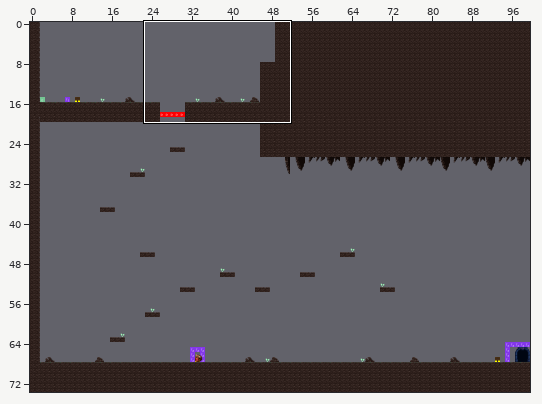
A Tiled map (JSON) gets an edit: source/src/assets/map/cave.json. The first picture is a wide view before the edit; the outline marks the close-up.
Close-up. Old version:
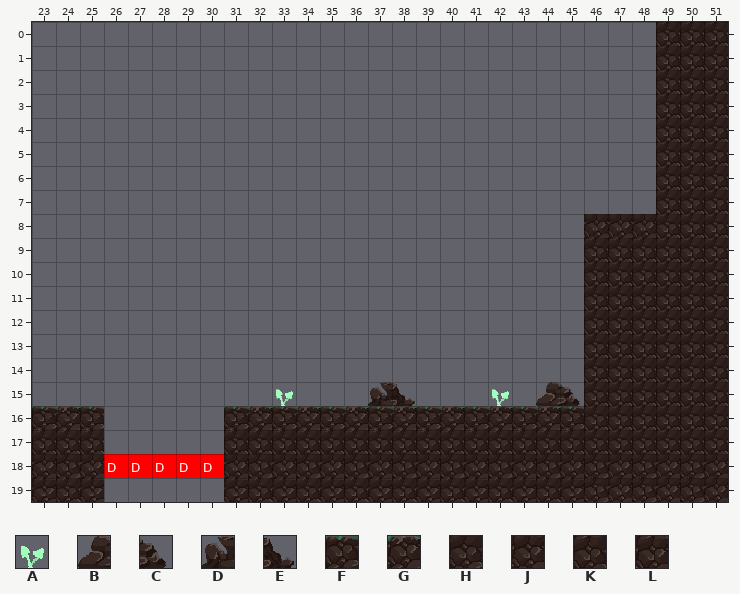
Cells are 32x32 px. Shown: x 23..51, y 0..19. The commit also changed other parts of the map, which this record leaves out.
Key: from "cave2": A 379, B 380, C 381, D 383, E 384, F 429, G 430, H 454, J 455, K 479, L 480.
_ is an empty cell.
Layer "world" before, first column x 23:
 0 __________________________KKK
 1 __________________________KKK
 2 __________________________KKK
 3 __________________________KKK
 4 __________________________KKK
 5 __________________________KKK
 6 __________________________KKK
 7 __________________________KKK
 8 _______________________JJJKKK
 9 _______________________KKKKKK
10 _______________________KKKKKK
11 _______________________KKKKKK
12 _______________________KKKKKK
13 _______________________KKKKKK
14 _______________________KKKKKK
15 __________A___DE___A_BCKKKKKK
16 FGF_____FGFGFGFGFGFGFGFKKKKKK
17 KKK_____KKKKKKKKKKKKKKKKKKKKK
18 JHJ_____JHJHJHJHJHJHJHJHJHJHJ
19 LKL_____LKLKLKLKLKLKLKLHJHJHJ
New version:
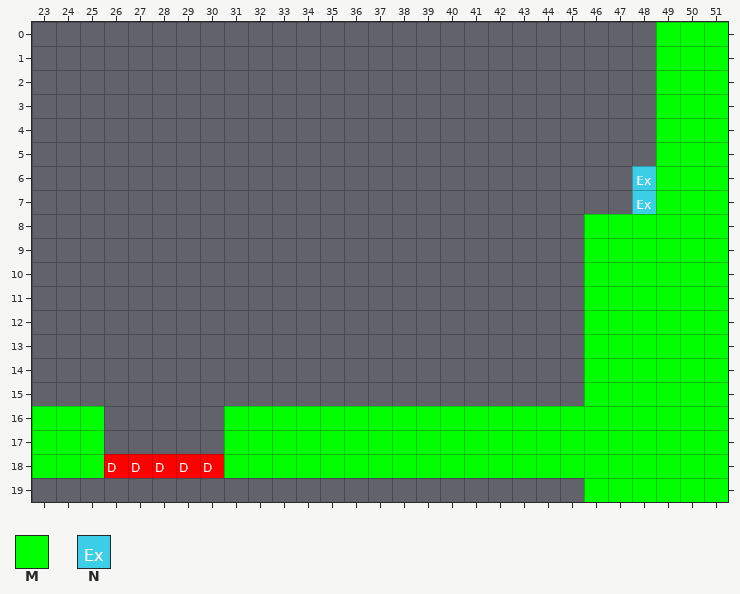
Further tiles: from "cave2": M 417, N 418.
Tiles of an added or newly shown layer are drawn over the layers below it.
Changes in this commit:
{"where": "layer \"overlap\""}
{"y":6,"x":48,"old":"_","new":"N"}
{"y":7,"x":48,"old":"_","new":"N"}
{"where": "layer \"collision\" (now shown)"}
{"y":0,"x":49,"old":"___","new":"MMM"}
{"y":1,"x":49,"old":"___","new":"MMM"}
{"y":2,"x":49,"old":"___","new":"MMM"}
{"y":3,"x":49,"old":"___","new":"MMM"}
{"y":4,"x":49,"old":"___","new":"MMM"}
{"y":5,"x":49,"old":"___","new":"MMM"}
{"y":6,"x":49,"old":"___","new":"MMM"}
{"y":7,"x":49,"old":"___","new":"MMM"}
{"y":8,"x":46,"old":"______","new":"MMMMMM"}
{"y":9,"x":46,"old":"______","new":"MMMMMM"}
{"y":10,"x":46,"old":"______","new":"MMMMMM"}
{"y":11,"x":46,"old":"______","new":"MMMMMM"}
{"y":12,"x":46,"old":"______","new":"MMMMMM"}
{"y":13,"x":46,"old":"______","new":"MMMMMM"}
{"y":14,"x":46,"old":"______","new":"MMMMMM"}
{"y":15,"x":46,"old":"______","new":"MMMMMM"}
{"y":16,"x":23,"old":"___","new":"MMM"}
{"y":16,"x":31,"old":"_____________________","new":"MMMMMMMMMMMMMMMMMMMMM"}
{"y":17,"x":23,"old":"___","new":"MMM"}
{"y":17,"x":31,"old":"_____________________","new":"MMMMMMMMMMMMMMMMMMMMM"}
{"y":18,"x":23,"old":"___","new":"MMM"}
{"y":18,"x":31,"old":"_____________________","new":"MMMMMMMMMMMMMMMMMMMMM"}
{"y":19,"x":46,"old":"______","new":"MMMMMM"}
{"where": "layer \"world\" (now hidden)"}
{"y":0,"x":49,"old":"KKK","new":"___"}
{"y":1,"x":49,"old":"KKK","new":"___"}
{"y":2,"x":49,"old":"KKK","new":"___"}
{"y":3,"x":49,"old":"KKK","new":"___"}
{"y":4,"x":49,"old":"KKK","new":"___"}
{"y":5,"x":49,"old":"KKK","new":"___"}
{"y":6,"x":49,"old":"KKK","new":"___"}
{"y":7,"x":49,"old":"KKK","new":"___"}
{"y":8,"x":46,"old":"JJJKKK","new":"______"}
{"y":9,"x":46,"old":"KKKKKK","new":"______"}
{"y":10,"x":46,"old":"KKKKKK","new":"______"}
{"y":11,"x":46,"old":"KKKKKK","new":"______"}
{"y":12,"x":46,"old":"KKKKKK","new":"______"}
{"y":13,"x":46,"old":"KKKKKK","new":"______"}
{"y":14,"x":46,"old":"KKKKKK","new":"______"}
{"y":15,"x":33,"old":"A","new":"_"}
{"y":15,"x":37,"old":"DE","new":"__"}
{"y":15,"x":42,"old":"A","new":"_"}
{"y":15,"x":44,"old":"BCKKKKKK","new":"________"}
{"y":16,"x":23,"old":"FGF","new":"___"}
{"y":16,"x":31,"old":"FGFGFGFGFGFGFGFKKKKKK","new":"_____________________"}
{"y":17,"x":23,"old":"KKK","new":"___"}
{"y":17,"x":31,"old":"KKKKKKKKKKKKKKKKKKKKK","new":"_____________________"}
{"y":18,"x":23,"old":"JHJ","new":"___"}
{"y":18,"x":31,"old":"JHJHJHJHJHJHJHJHJHJHJ","new":"_____________________"}
{"y":19,"x":23,"old":"LKL","new":"___"}
{"y":19,"x":31,"old":"LKLKLKLKLKLKLKLHJHJHJ","new":"_____________________"}
